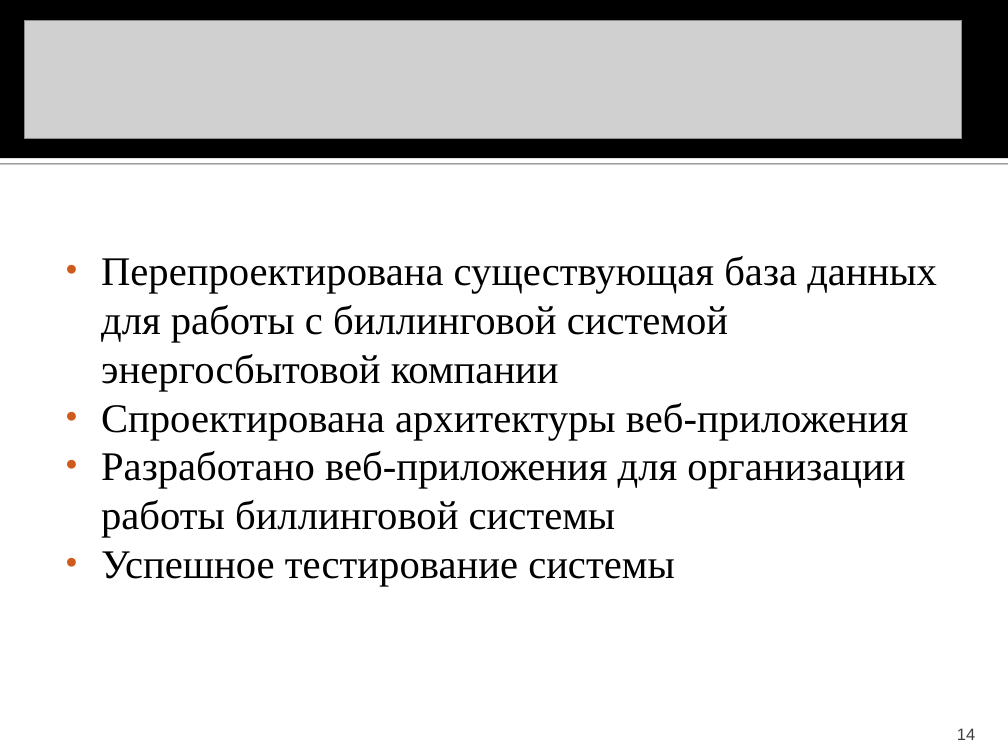
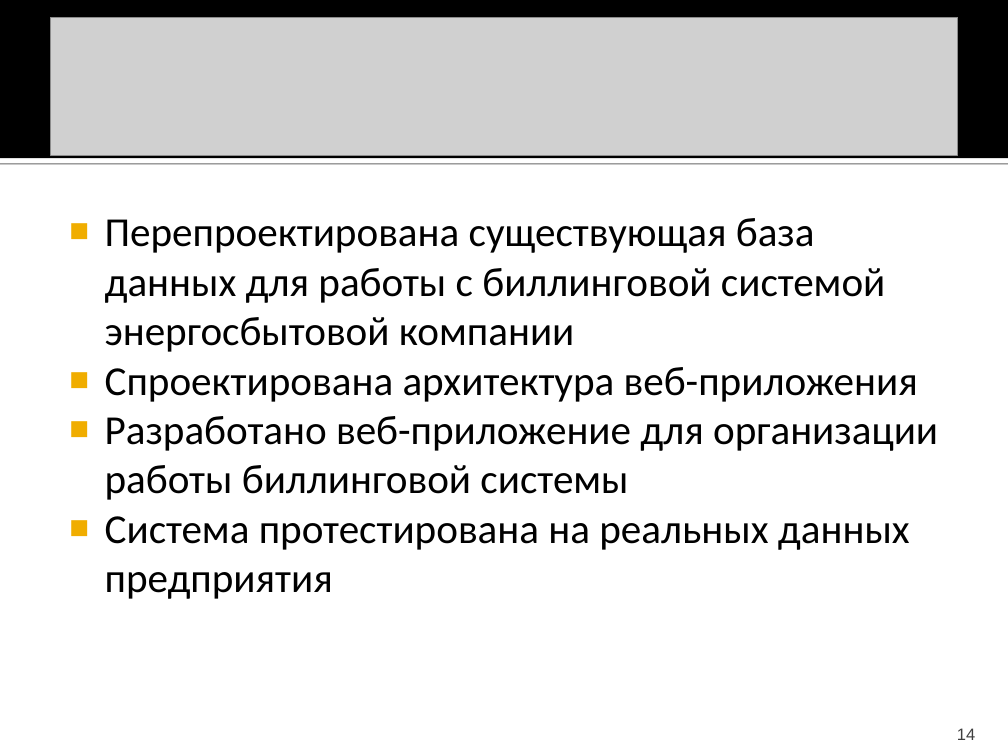
Before and after one commit to BarabancsikovaNatalia/CourseWork, a slide deck: slide 14 of Презентация к курсовой работе.ppt. Drawn at 1008x756 pixels with LibreOffice and Linux fonts; fonts in the diff are those of the drawing; grey boxes stand for pictures. Boxes give left, top, right and bottom in pixels: in the first picture for what was removed or moved away, otherwise in the second. Text is boxed around its words. In the diff, an @@ line names an element or a change of style, - is before the commit and + after.

```diff
--- a/Презентация к курсовой работе.ppt
+++ b/Презентация к курсовой работе.ppt
@@ picture: place and size @@
-picture at (25,20,962,138)
+picture at (50,17,958,155)
@@ text "Перепроектирована существующая база данных для ...": place and size @@
-text "Перепроектирована существующая база данных для ..." at (101,256,937,586)
+text "Перепроектирована существующая база данных для ..." at (105,218,938,599)
@@ text at (105,218,885,352): size 32 to 32.4 pt, font Times New Roman to Calibri in "Перепроектирована существующая база данных для работы с ..."; bullet • to ■; bullet colour #CF5B1B to #F0AD00 @@
@@ text at (105,367,938,599): text changed; size 32 to 32.4 pt; font Times New Roman to Calibri @@
-• Спроектирована архитектуры веб-приложения
-• Разработано веб-приложения для организации работы биллинговой системы
-• Успешное тестирование системы
+■ Спроектирована архитектура веб-приложения
+■ Разработано веб-приложение для организации работы биллинговой системы
+■ Система протестирована на реальных данных предприятия
```
Also in this commit, not shown: 8 other slides changed, 5 slides added, 5 slides removed, 1 other file.
